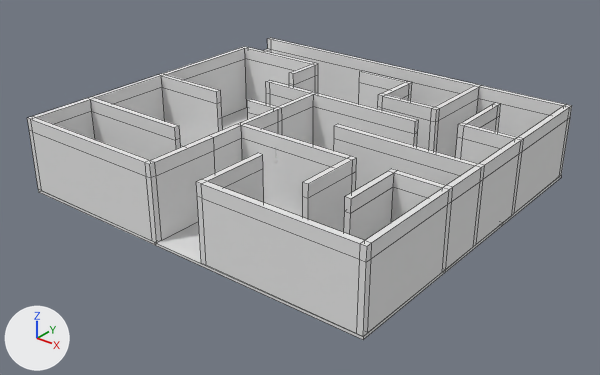
One commit to the Blender file BasicGame/Assets/Models/House_LVL1.blend: the scene before it, then after it.
Rendered twice from a 50 mm lens placed at (68.0, -80.8, 50.5), pointed at (3.8, -0.5, 0.8). Every picture has the same lights, and +X, +Y and +Z are marked at lower left. Mesh edges are drawn as thin lines on the coarser meshes. Objects named as collision shapes, trigger or cutter boxes, shadow casters or lower levels of detail are left out.

Objects in the first picture: 'Floor', 'Walls'.
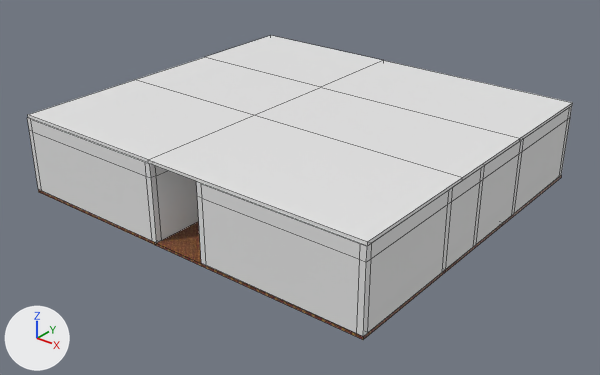
Where the change shows, as pixel boxes (x1, y1, x2, y2) in the pictures (600 x 375 px):
'Floor.001', added: after (28, 35, 573, 246)
'Floor', recoloured (white to brown): (38, 108, 561, 340) in both

Edits to the bpy script that builds the scene:
```text
Add img_dumbcarpet_jpg:
    img_dumbcarpet_jpg = load_image('dumbcarpet.jpg', '../Materials/dumbcarpet.jpg', 1024, 1024, 'sRGB')
Add mat_dumbcarpet_jpg:
    mat_dumbcarpet_jpg = principled_material('dumbcarpet.jpg')
    mat_dumbcarpet_jpg.texture = img_dumbcarpet_jpg
Add mat_wall_png:
    mat_wall_png = principled_material('wall.png')
    mat_wall_png.base_color = (0.8, 0.8, 0.8)  # white #e7e7e7
Change me_floor_mesh:
    where me_floor_mesh.from_pydata(...)  # 24 vertices, 22 faces; spans x -16.2..38.0, y -25.1..24.2, z 7.6..8.0
    add me_floor_mesh.materials.append(mat_dumbcarpet_jpg)  # picture img_dumbcarpet_jpg
Add me_floor_mesh_001:
    me_floor_mesh_001.from_pydata(...)  # 24 vertices, 22 faces; spans x -16.2..38.0, y -25.0..24.3, z 4.3..4.7
    me_floor_mesh_001.materials.append(mat_wall_png)  # its picture is missing
Add ob_floor_001:
    ob_floor_001 = bpy.data.objects.new('Floor.001', me_floor_mesh_001)
    ob_floor_001.location = (-8.0, 2.2, 6.7)
```
